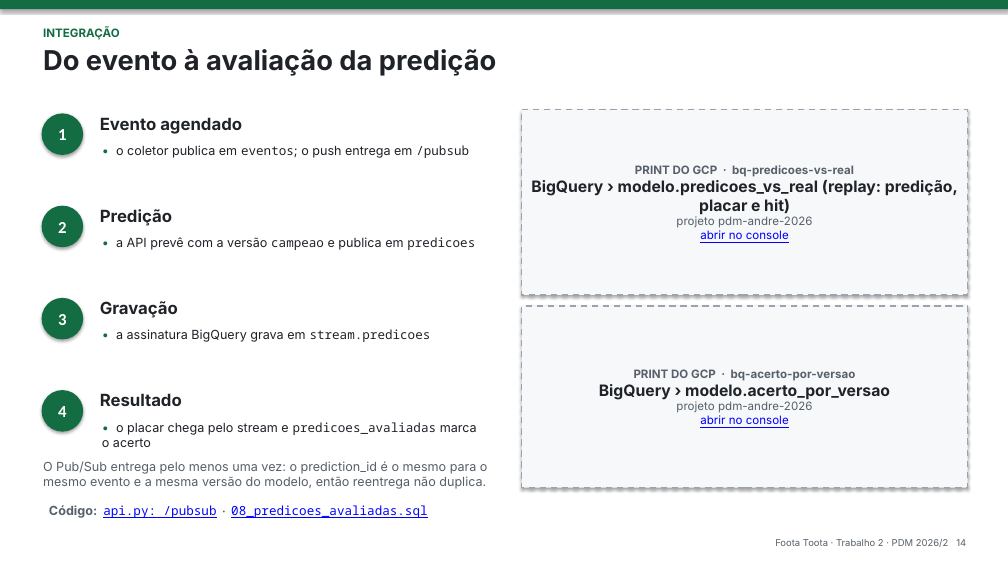
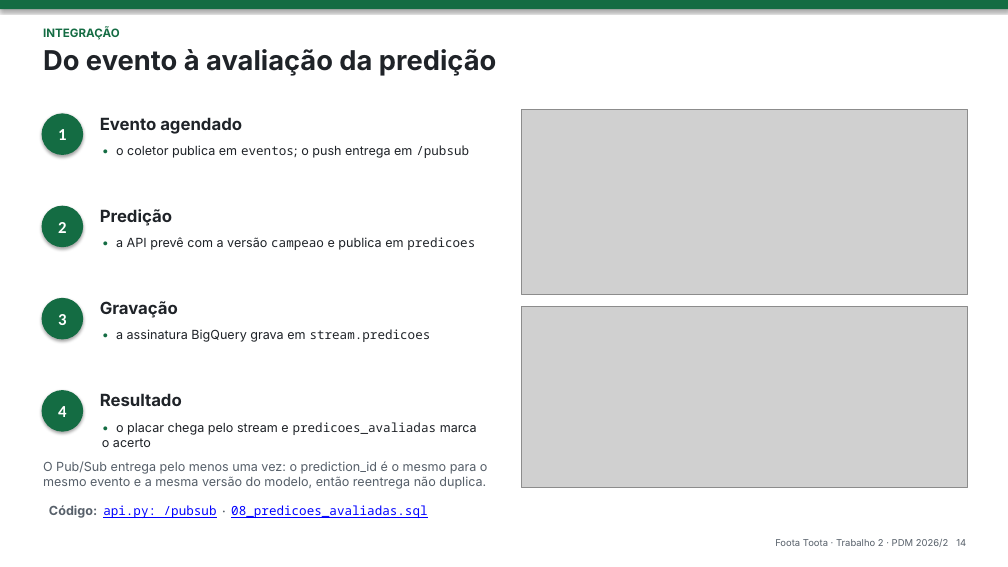
Before and after one commit to phael-exe/foota-toota, a slide deck: slide 14 of docs/apresentacao/trabalho2.pptx. Drawn at 1008x567 pixels with LibreOffice and Linux fonts; fonts in the diff are those of the drawing; grey boxes stand for pictures. Boxes give left, top, right and bottom in pixels: in the first picture for what was removed or moved away, otherwise in the second. Text is boxed around its words. In the diff, an @@ line names an element or a change of style, - is before the commit and + after.

```diff
--- a/docs/apresentacao/trabalho2.pptx
+++ b/docs/apresentacao/trabalho2.pptx
@@ rectangle removed at [522, 110, 968, 295] @@
-PRINT DO GCP · bq-predicoes-vs-real
-BigQuery › modelo.predicoes_vs_real (replay: predição, placar e hit)
-projeto pdm-andre-2026
-abrir no console
@@ picture added at [522, 110, 968, 295] @@
@@ rectangle removed at [522, 306, 968, 488] @@
-PRINT DO GCP · bq-acerto-por-versao
-BigQuery › modelo.acerto_por_versao
-projeto pdm-andre-2026
-abrir no console
@@ picture added at [522, 306, 968, 487] @@
```
Also in this commit, not shown: 3 other slides changed, 8 other files.
